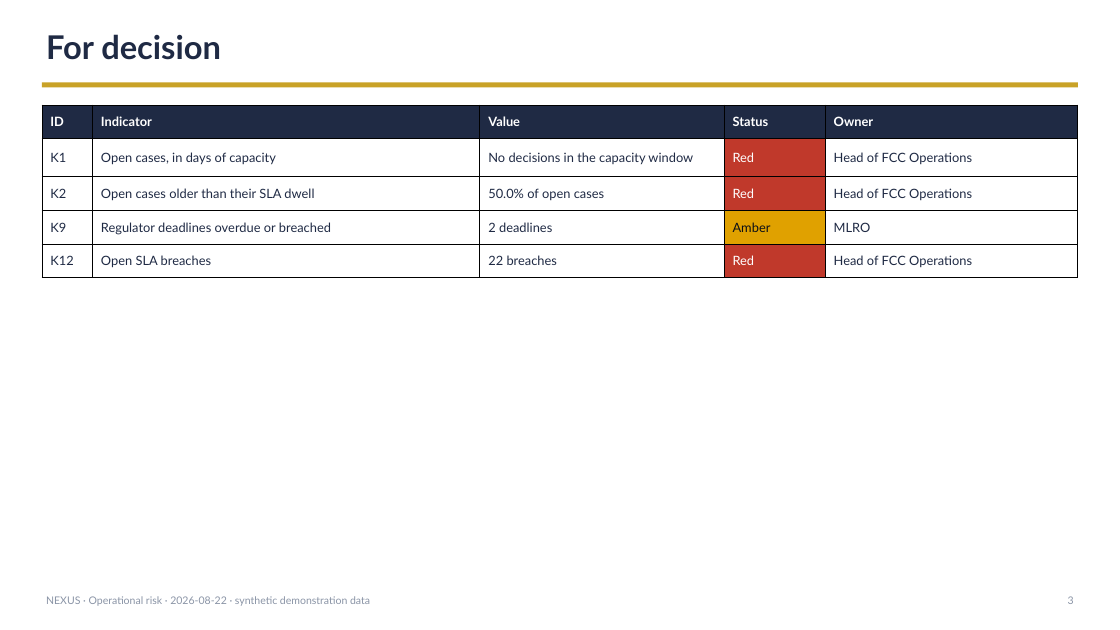
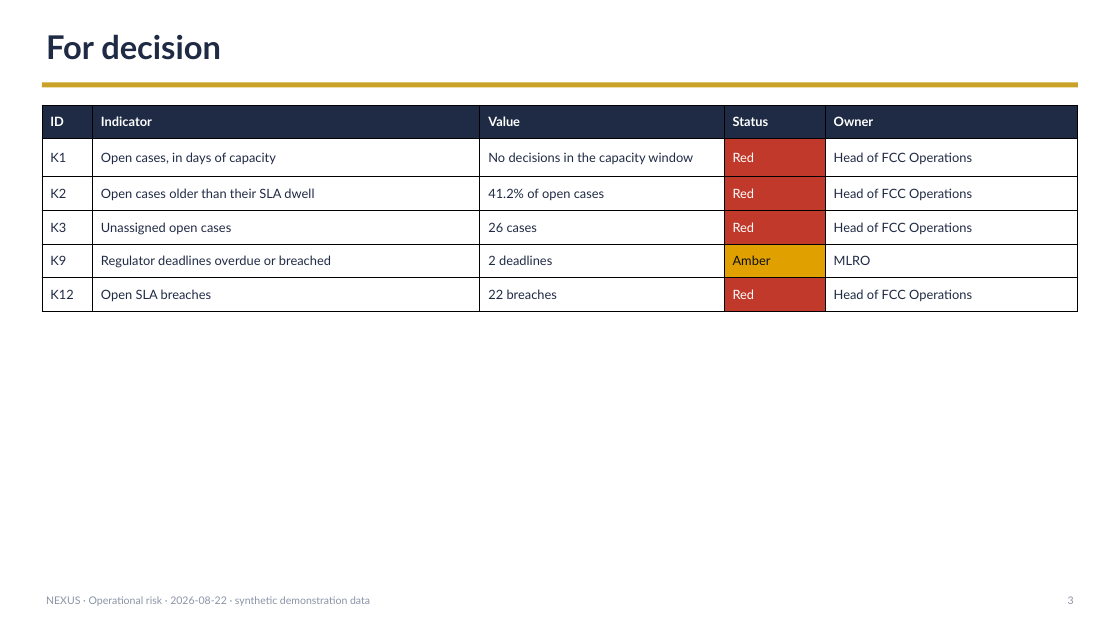
Before and after one commit to dhartwig-fc/dan-hartwig-portfolio, a slide deck: slide 3 of projects/nexus/runtime-demo/risk_report.pptx. Drawn at 1120x630 pixels with LibreOffice and Linux fonts; fonts in the diff are those of the drawing. Boxes give left, top, right and bottom in pixels: in the first picture for what was removed or moved away, otherwise in the second. Text is boxed around its words. In the diff, an @@ line names an element or a change of style, - is before the commit and + after.

Commit message:
sync(nexus): the SAN010 stack's publishes, staged from fc-10 landing branch 4b024b05 -- the public console (four worked cases: Tobias Wrenfeather joins, with the Remote IT Worker Revenue walk and its deep link), the Knowledge Centre (SAN010 and CMI010 worked walks as corrected against the engines' code; eleven pages say a re-review's subject is fictional), the Tuning Studio paper (7 of 58), ledger replay, ops dashboard, Operations MI, the risk report and deck, and the data dictionary (50 tables)

```diff
--- a/projects/nexus/runtime-demo/risk_report.pptx
+++ b/projects/nexus/runtime-demo/risk_report.pptx
@@ table at (42,105,1078,312) @@
-row 3: K2 | Open cases older than their SLA dwell | 50.0% of open cases | Red | Head of FCC Operations
+row 3: K2 | Open cases older than their SLA dwell | 41.2% of open cases | Red | Head of FCC Operations
+row 4: K3 | Unassigned open cases | 26 cases | Red | Head of FCC Operations
```
Also in this commit, not shown: 5 other slides changed, 31 other files.
